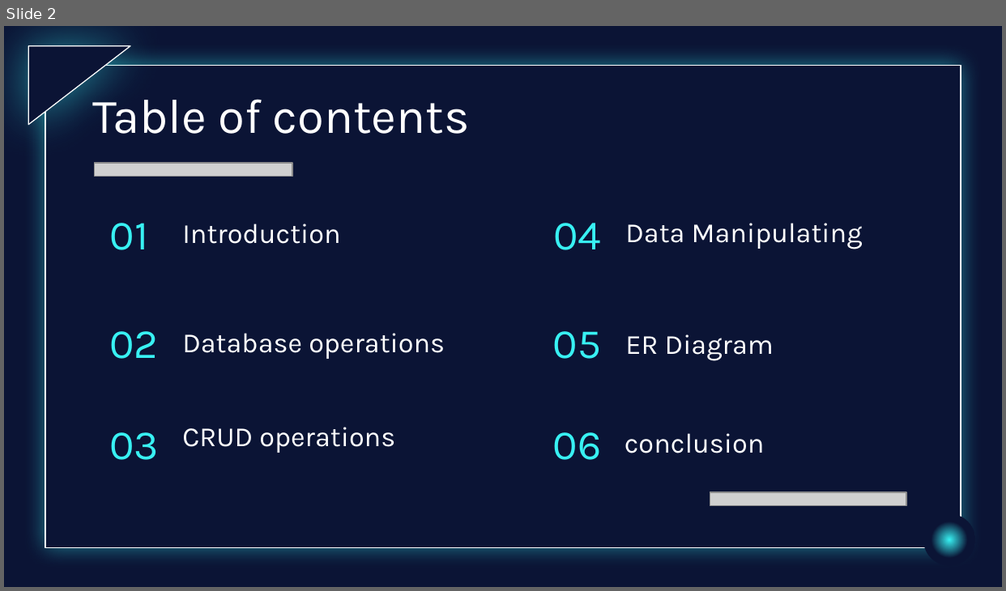
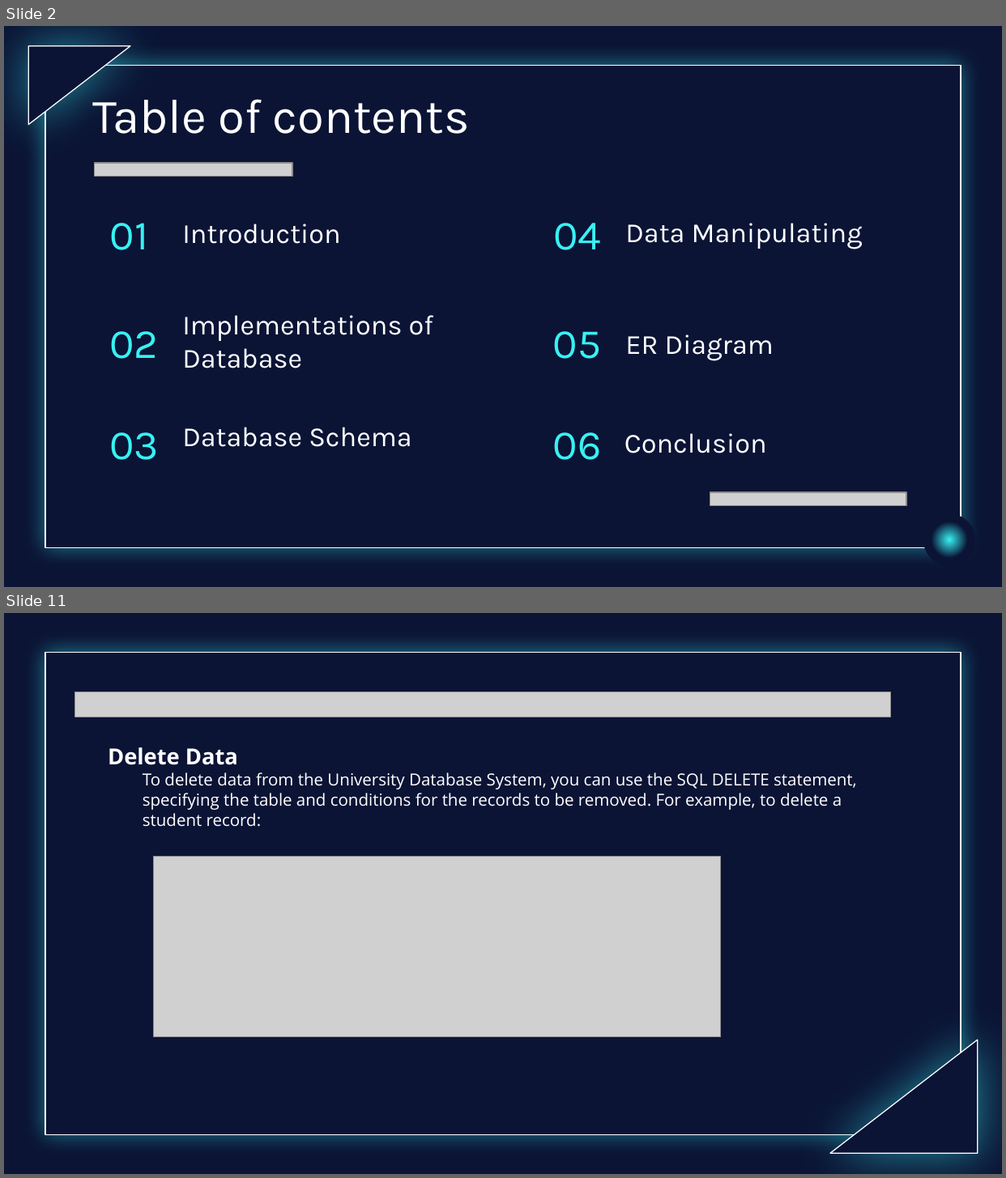
Before and after one commit to UbaidBinWaris/BSCS, a slide deck: BSCS 4B/DB lab/Project/DBMS lab presentation.pptx. Shown one above the other, each under a label of ours: slide 2 before the commit, slides 2 and 11 after it; the slides between them are not shown. The pictures are 1006x591 and 1006x1178 pixels, drawn with LibreOffice and Linux fonts; fonts in the diff are those of the drawing; grey boxes stand for pictures; background and template pictures are left out. Boxes give left, top, right and bottom in pixels: in the first picture for what was removed or moved away, otherwise in the second. Text is boxed around its words. In the diff, an @@ line names an element or a change of style, - is before the commit and + after.

```diff
--- a/BSCS 4B/DB lab/Project/DBMS lab presentation.pptx
+++ b/BSCS 4B/DB lab/Project/DBMS lab presentation.pptx
@@ slide 11 added at [4, 613, 1002, 1174], background picture (left out); not listed: 1 template element that a slide beside it also shows @@
@@ picture added at [74, 692, 891, 717] @@
@@ text added at [108, 747, 857, 827], 12 pt, text #FFFFFF @@
+Delete Data
+To delete data from the University Database System, you can use the SQL DELETE statement, specifying the table and conditions for the records to be removed. For example, to delete a student record:
@@ picture added at [154, 857, 721, 1037] @@
@@ right triangle added at [830, 1040, 978, 1154], fill #0B1435, outline #FFFFFF 0.75 pt @@
@@ slide 2 changed as well @@
@@ subtitle at [182, 315, 433, 369]: text changed @@
-Database operations
+Implementations of Database
@@ subtitle at [182, 427, 411, 447]: text changed @@
-CRUD operations
+Database Schema
@@ subtitle at [624, 433, 767, 454]: text changed @@
-conclusion
+Conclusion
```
Also in this commit, not shown: 3 other slides changed, 11 other slides added, 12 slides removed, 3 other files.
